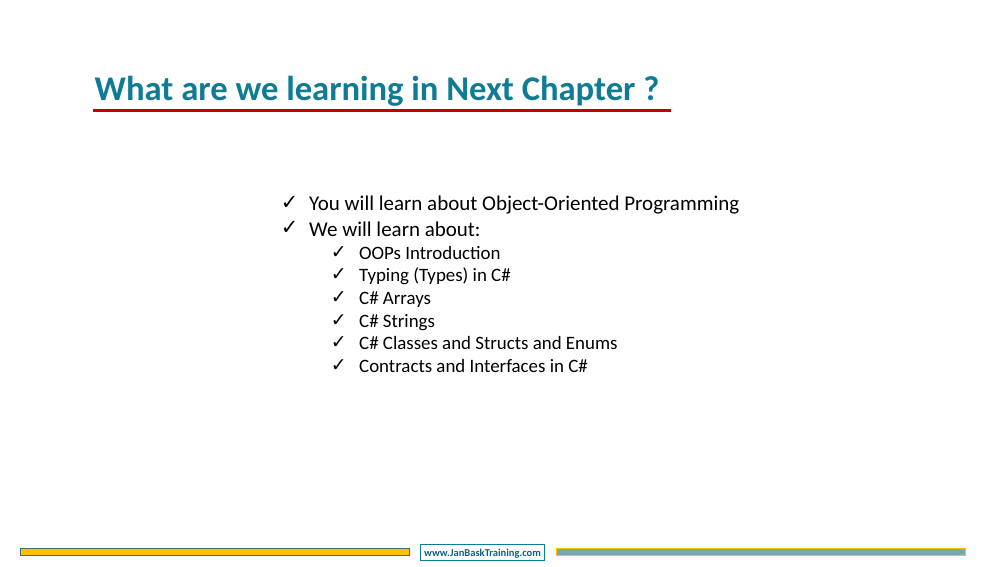
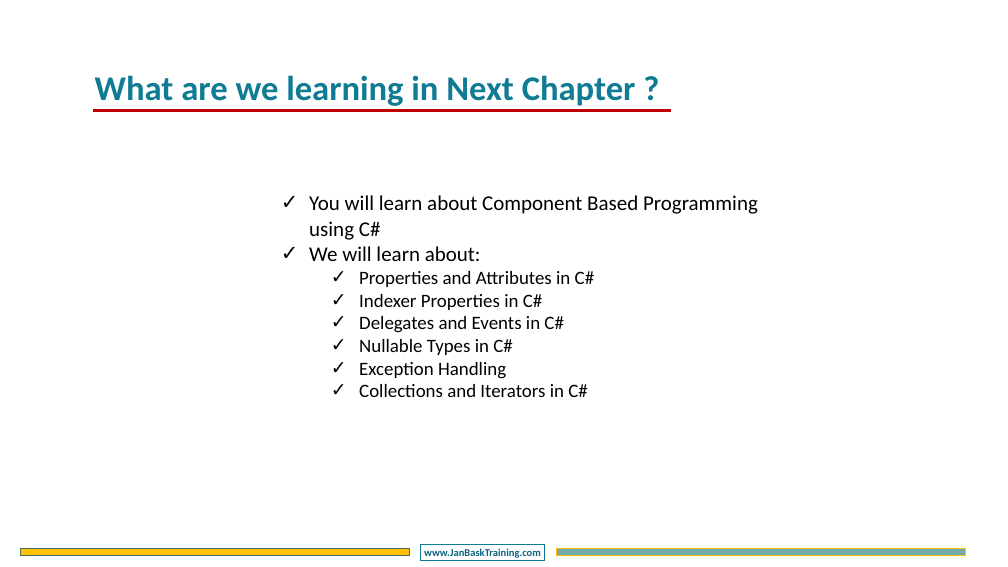
Before and after one commit to DotNetTraining/DotNetEssentials, a slide deck: slide 35 of slides/OOPC/OOPC - Chapter2.pptx (slide 26 before the commit). Drawn at 1008x567 pixels with LibreOffice and Linux fonts; fonts in the diff are those of the drawing; background and template pictures are left out. Boxes give left, top, right and bottom in pixels: in the first picture for what was removed or moved away, otherwise in the second. Text is boxed around its words. In the diff, an @@ line names an element or a change of style, - is before the commit and + after.

```diff
--- a/slides/OOPC/OOPC - Chapter2.pptx
+++ b/slides/OOPC/OOPC - Chapter2.pptx
@@ text at (309,195,758,240): text changed @@
-    ✓ You will learn about Object-Oriented Programming
+    ✓ You will learn about Component Based Programming using C#
@@ text at (359,271,594,397): text changed @@
-      ✓ OOPs Introduction
-      ✓ Typing (Types) in C#
-      ✓ C# Arrays
-      ✓ C# Strings
-      ✓ C# Classes and Structs and Enums
-      ✓ Contracts and Interfaces in C#
+      ✓ Properties and Attributes in C#
+      ✓ Indexer Properties in C#
+      ✓ Delegates and Events in C#
+      ✓ Nullable Types in C#
+      ✓ Exception Handling
+      ✓ Collections and Iterators in C#
```
Also in this commit, not shown: 9 slides added, 2 other files.
